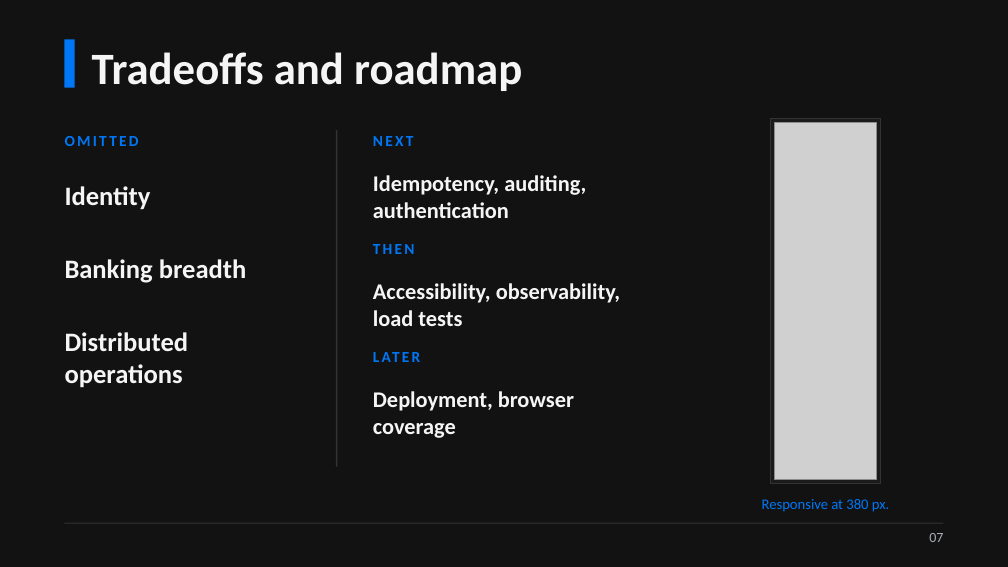
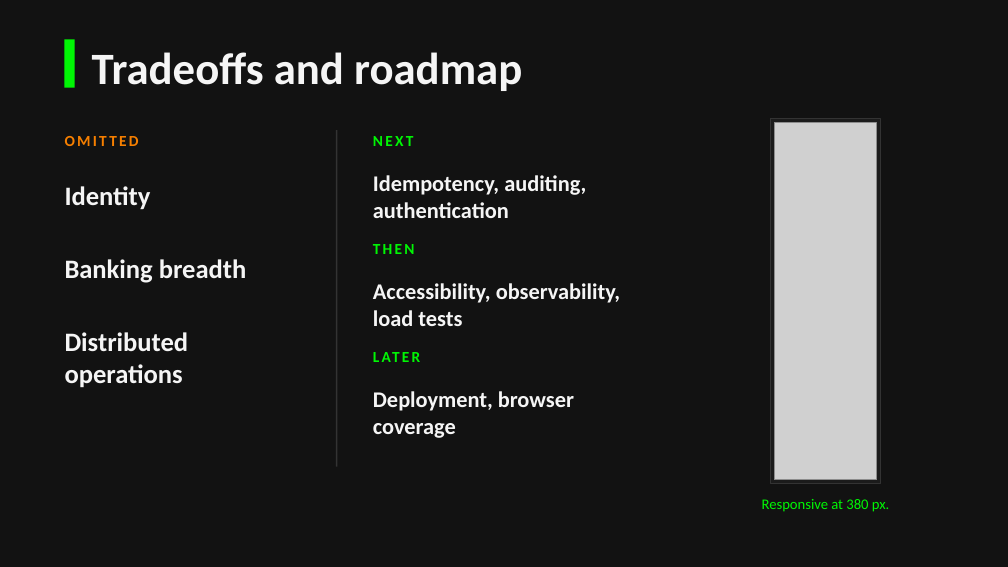
Before and after one commit to johndifini/atm, a slide deck: slide 6 of design/atm-deck.pptx (slide 7 before the commit). Drawn at 1008x567 pixels with LibreOffice and Linux fonts; fonts in the diff are those of the drawing; grey boxes stand for pictures. Boxes give left, top, right and bottom in pixels: in the first picture for what was removed or moved away, otherwise in the second. Text is boxed around its words. In the diff, an @@ line names an element or a change of style, - is before the commit and + after.

```diff
--- a/design/atm-deck.pptx
+++ b/design/atm-deck.pptx
@@ rectangle at (65,39,75,88): fill #0077F6 to #00F604 @@
@@ text "OMITTED" at (65,136,139,146): text colour #0077F6 to #F67F00 @@
@@ text colour #0077F6 to #00F604 in 4 elements at (373,136,413,146), (373,244,415,254), (373,347,454,372), (762,499,889,512) @@
@@ line removed from (65, 523) to (943, 523) @@
@@ text removed at (929,533,943,542) @@
-07
```
Also in this commit, not shown: 4 other slides changed, 1 slide added, 2 slides removed, 2 other files.
